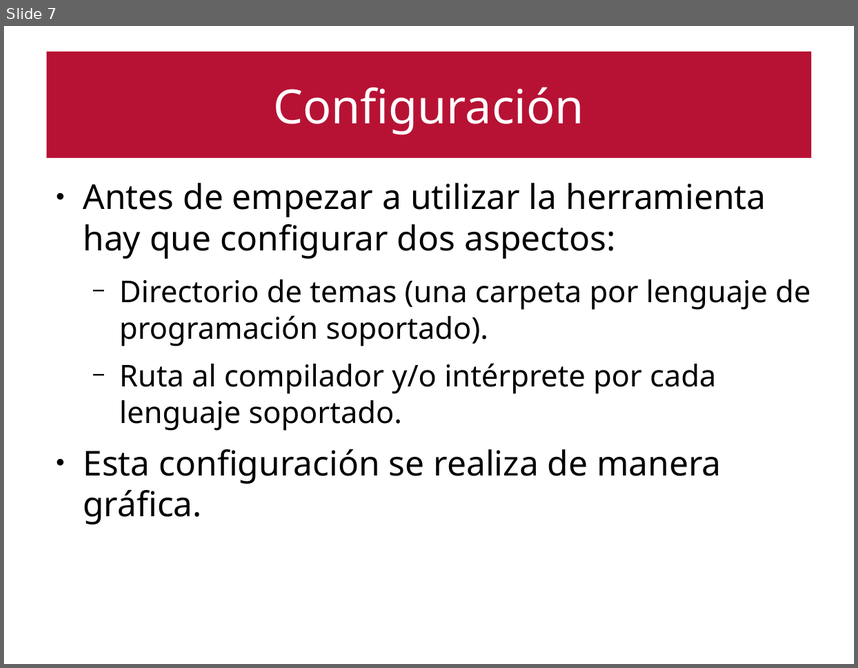
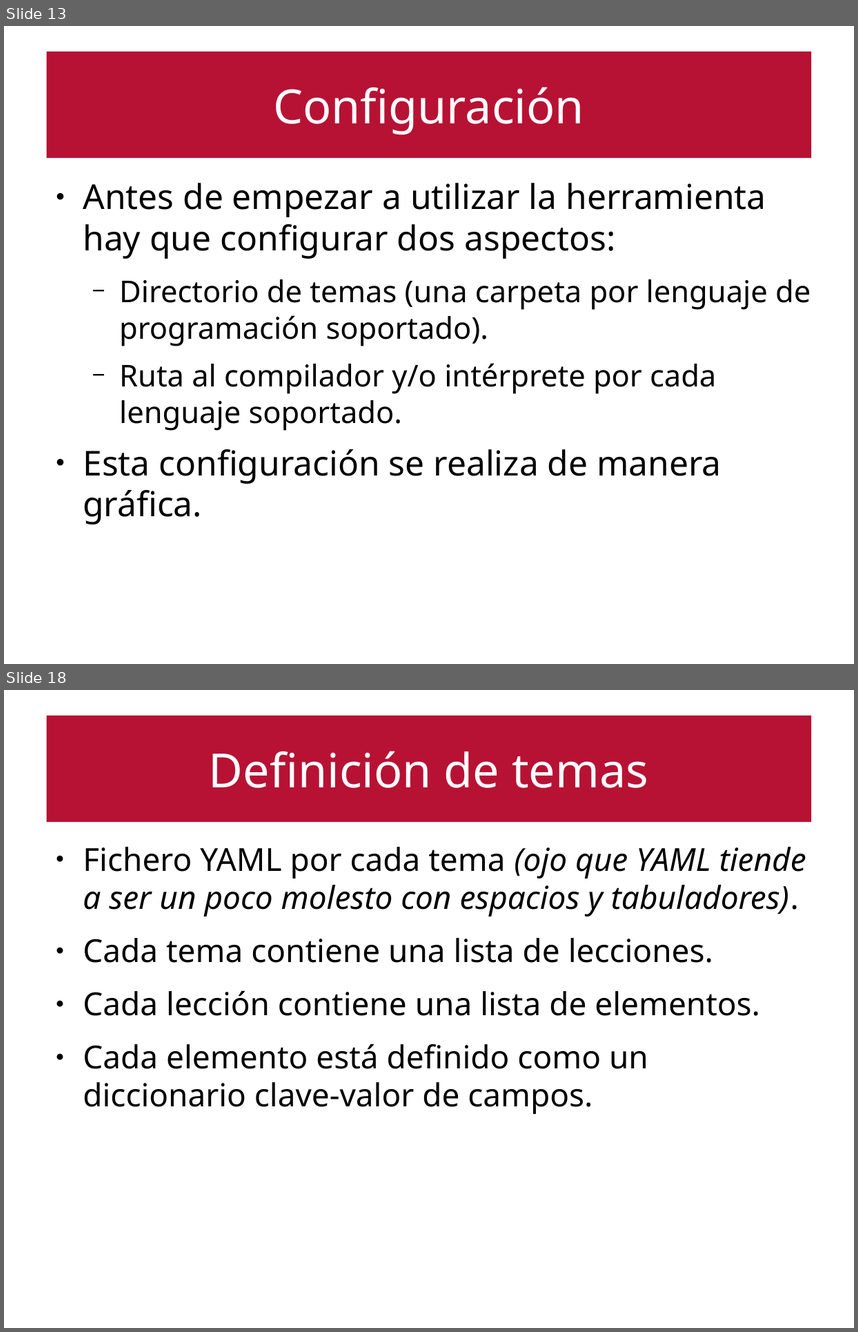
Before and after one commit to emartinm/TutorialesInteractivos, a slide deck: doc/Taller_FDI_2017.odp. Shown one above the other, each under a label of ours: slide 7 before the commit, slides 13 and 18 after it; the slides between them are not shown. The pictures are 858x668 and 858x1332 pixels, drawn with LibreOffice and Linux fonts; fonts in the diff are those of the drawing. Boxes give left, top, right and bottom in pixels: in the first picture for what was removed or moved away, otherwise in the second. Text is boxed around its words. In the diff, an @@ line names an element or a change of style, - is before the commit and + after.

```diff
--- a/doc/Taller_FDI_2017.odp
+++ b/doc/Taller_FDI_2017.odp
@@ slide 18 added at [4, 690, 854, 1328], background #FFFFFF @@
@@ title added at [46, 716, 812, 822], fill #B71234, 44 pt, text #FFFFFF @@
+Definición de temas
@@ text added at [83, 847, 806, 1114], 29.6 pt, text #000000 @@
+● Fichero YAML por cada tema (ojo que YAML tiende a ser un poco molesto con espacios y tabuladores).
+● Cada tema contiene una lista de lecciones.
+● Cada lección contiene una lista de elementos.
+● Cada elemento está definido como un diccionario clave-valor de campos.
@@ what was slide 7 is now slide 13 @@
```
Also in this commit, not shown: 5 slides changed, 12 other slides added, 3 slides removed.
